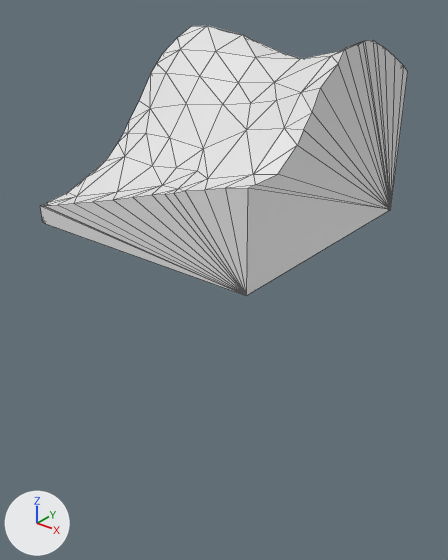
Renders of the glTF model assets/terrain/surface_pieces/surf_4_5.glb from each side of a commit.
Rendered twice from a camera (50 mm lens) standing at (-80.04, 73.26, -10.69) and looking at (-87.3, 82.34, -16.32). Every picture has the same lights, and +X, +Y and +Z are marked at lower left. The picture after the commit comes second. Mesh edges are drawn as thin lines. Where no turn or scale is listed for an object, it has been applied to the vertices.

Names of what the first picture shows: 'geometry_0'.
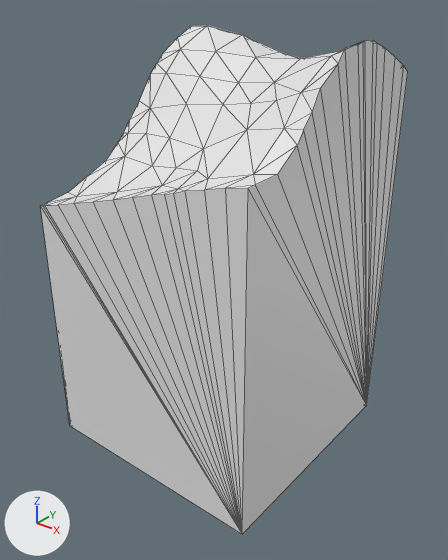
Pixel boxes (x1, y1, x2, y2) of what changed, in the pictures (448 x 560 px; the box of a moved part takes in the faces that stretch with it):
```json
{"object": "geometry_0", "change": "reshaped", "before": [40, 26, 408, 296], "after": [40, 26, 408, 534], "on screen": "88% taller"}
{"part": 1, "of": "me_geometry_0", "change": "moved or reshaped", "before": [40, 41, 406, 296], "after": [40, 41, 406, 534]}
```

Scene script edits in JSON lines:
```json
{"block": "me_geometry_0", "where": "# used by ob_geometry_0; location = (0.0, 0.0, 0.0)"}
{"op": "remove", "block": "me_geometry_0", "code": "me_geometry_0.from_pydata(...)  # 103 vertices, 202 faces; spans x -90.0..-85.0, y 80.0..85.0, z -15.0..-11.6"}
{"op": "add", "block": "me_geometry_0", "code": "me_geometry_0.from_pydata(...)  # 103 vertices, 202 faces; spans x -90.0..-85.0, y 80.0..85.0, z -20.0..-11.6"}
{"block": "me_geometry_0", "change": "me_geometry_0 part 1"}
{"block": "me_geometry_0", "change": "4 vertices are removed from x -90.0..-85.0, y 80.0..85.0, z -15.0"}
{"block": "me_geometry_0", "change": "72 faces are deleted"}
{"block": "me_geometry_0", "change": "4 vertices are added at (-90.0, 85.0, -20.0), (-90.0, 80.0, -20.0), (-85.0, 85.0, -20.0), (-85.0, 80.0, -20.0)"}
{"block": "me_geometry_0", "change": "72 new faces join them"}
```
